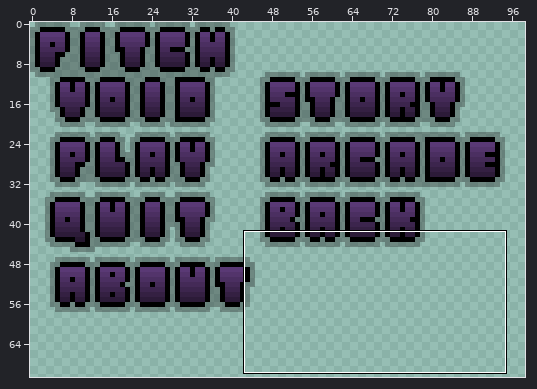
Pixel-art file -- Assets/Sprites/Aseprite/Main Menu/Main Menu Items.aseprite. The picture above shows the old version from afar; the outline marks the close-up.
Close-up. Before the commit:
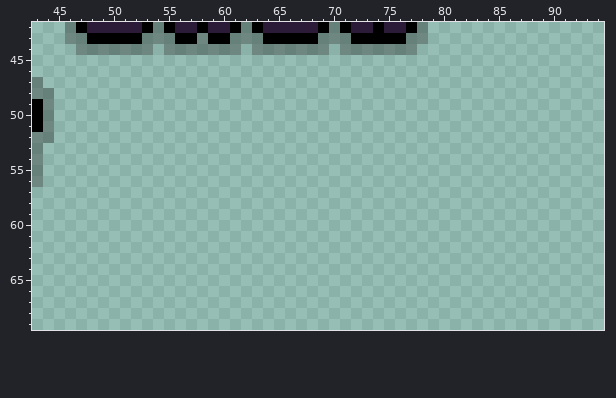
160x144 pixels, 1 frame. Shown: x 43..94, y 42..69. The wide view leaves out empty margins.
And afterwards:
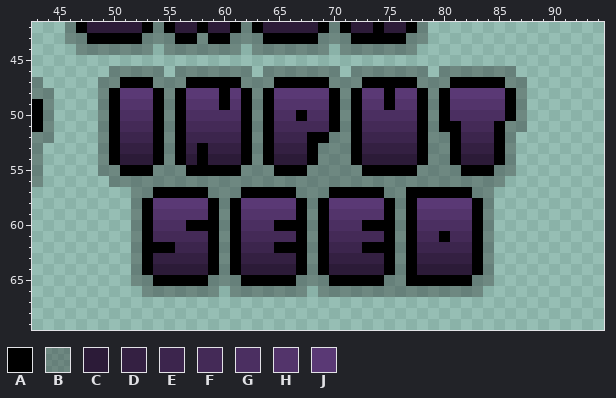
Palette (. is transparent): A #000000  B #2626265b  C #2c1b38  D #342042  E #3c254d  F #442a57  G #4b2f61  H #53346b  J #5a3975
What changed:
layer "Layer 1" added
--- layer "Layer 1"
@@ x 43..94 @@
 45 ....................................................
-46 ....................................................
-47 B...................................................
-48 BB..................................................
-49 AB..................................................
-50 AB..................................................
-51 AB..................................................
-52 BB..................................................
-53 B...................................................
-54 B...................................................
-55 B...................................................
-56 B...................................................
-57 ....................................................
-58 ....................................................
-59 ....................................................
-60 ....................................................
-61 ....................................................
-62 ....................................................
-63 ....................................................
-64 ....................................................
-65 ....................................................
-66 ....................................................
+46 .......BBBBB.BBBBBBB.BBBBBBB.BBBBBBB.BBBBBBB........
+47 B.....BBAAABBBAAAAABBBAAAAABBBAAAAABBBAAAAABB.......
+48 BB....BAJJJABAJJJAJABAJJJJJABAJJAJJABAJJJJJAB.......
+49 AB....BAHHHABAHHHAHABAHHHHHABAHHAHHABAHHHHHAB.......
+50 AB....BAGGGABAGGGGGABAGGAGGABAGGGGGABAGGGGGAB.......
+51 AB....BAFFFABAFFFFFABAFFFFFABAFFFFFABAAFFFABB.......
+52 BB....BAEEEABAEEEEEABAEEEAABBAEEEEEABBAEEEAB........
+53 B.....BADDDABADADDDABADDDABBBADDDDDABBADDDAB........
+54 B.....BACCCABACACCCABACCCABBBACCCCCABBACCCAB........
+55 B.....BBAAABBBAAAAABBBAAABBBBBAAAAABBBBAAABB........
+56 B......BBBBBBBBBBBBBBBBBBBBBBBBBBBBBBBBBBBB.........
+57 .........BBAAAAABBBAAAAABBBAAAAABBAAAAAABB..........
+58 .........BAJJJJJABAJJJJJABAJJJJJABAJJJJJAB..........
+59 .........BAHHHHHABAHHHHHABAHHHHHABAHHHHHAB..........
+60 .........BAGGGAAABAGGGAAABAGGGAAABAGGGGGAB..........
+61 .........BAFFFFFABAFFFFFABAFFFFFABAFFAFFAB..........
+62 .........BAAAEEEABAEEEAAABAEEEAAABAEEEEEAB..........
+63 .........BADDDDDABADDDDDABADDDDDABADDDDDAB..........
+64 .........BACCCCCABACCCCCABACCCCCABACCCCCAB..........
+65 .........BBAAAAABBBAAAAABBBAAAAABBAAAAAABB..........
+66 ..........BBBBBBB.BBBBBBB.BBBBBBBBBBBBBBB...........
 67 ....................................................
Boxes around the changes in both close-ups, in picture pixels (x1, y1, x2, y2):
added: (98, 66, 527, 297)
